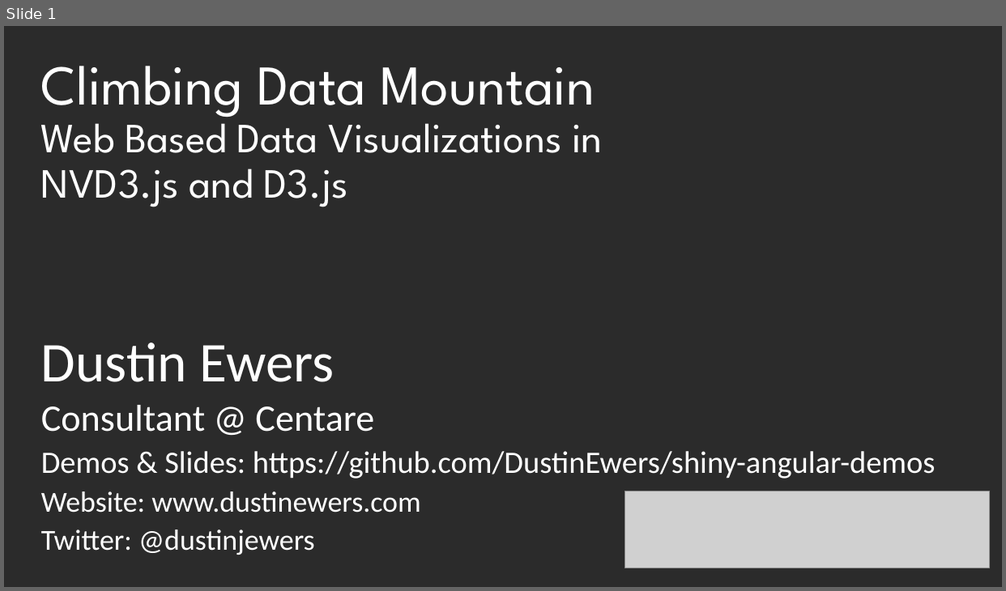
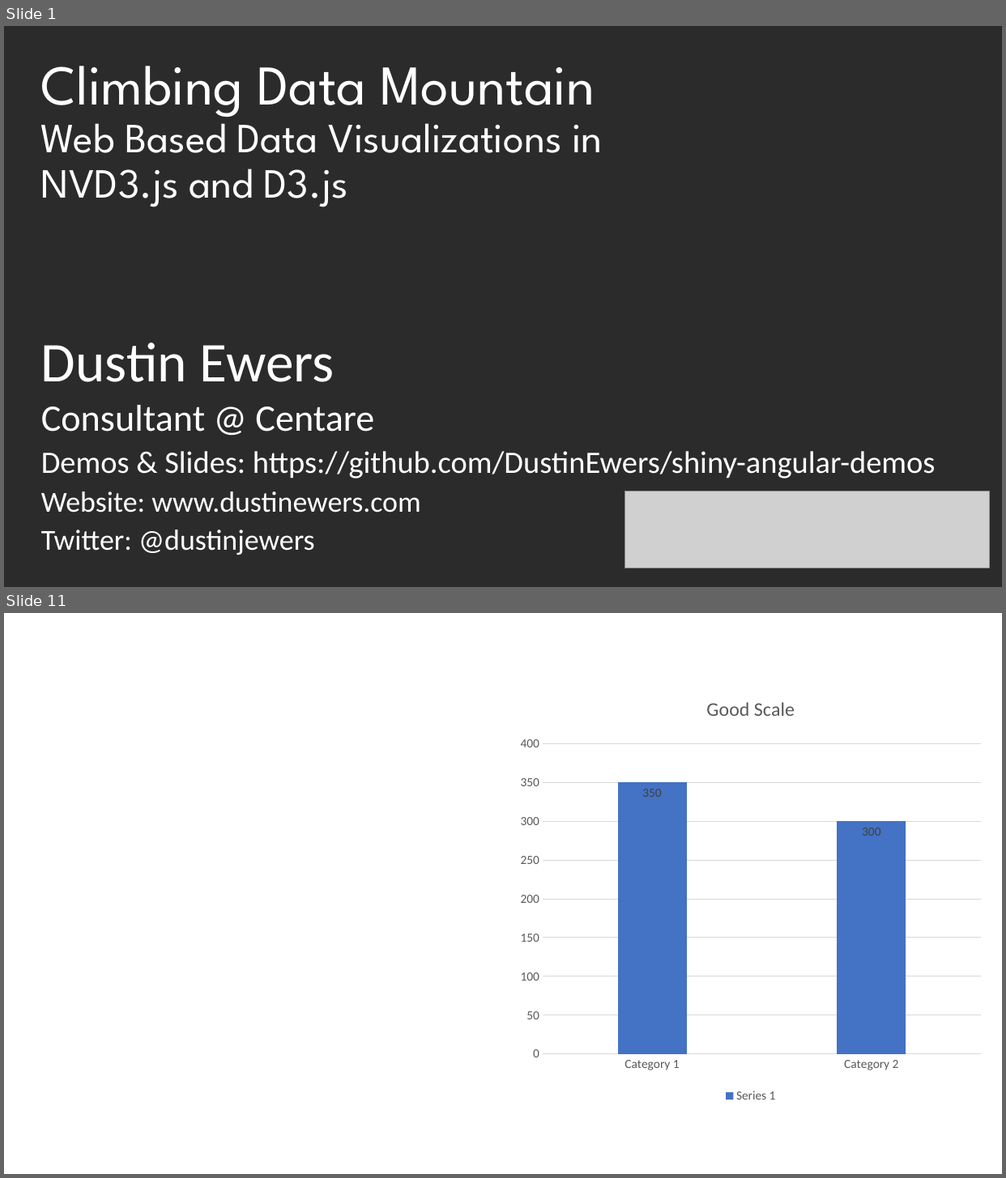
Before and after one commit to DustinEwers/d3-demos-data-mountain, a slide deck: slides/slides.pptx. Shown one above the other, each under a label of ours: slide 1 before the commit, slides 1 and 11 after it; the slides between them are not shown. The pictures are 1006x591 and 1006x1178 pixels, drawn with LibreOffice and Linux fonts; fonts in the diff are those of the drawing; grey boxes stand for pictures; background and template pictures are left out; a plain dark background stands for a picture behind light text. Boxes give left, top, right and bottom in pixels: in the first picture for what was removed or moved away, otherwise in the second. Text is boxed around its words. In the diff, an @@ line names an element or a change of style, - is before the commit and + after.

```diff
--- a/slides/slides.pptx
+++ b/slides/slides.pptx
@@ slide 11 added at [4, 613, 1002, 1174], background picture (left out) @@
@@ column chart added at [511, 679, 991, 1107] @@
+title "Good Scale "
+categories: Category 1, Category 2
+Series 1: 350, 300
```
Also in this commit, not shown: 1 slide changed, 19 other slides added, 1 slide removed.
